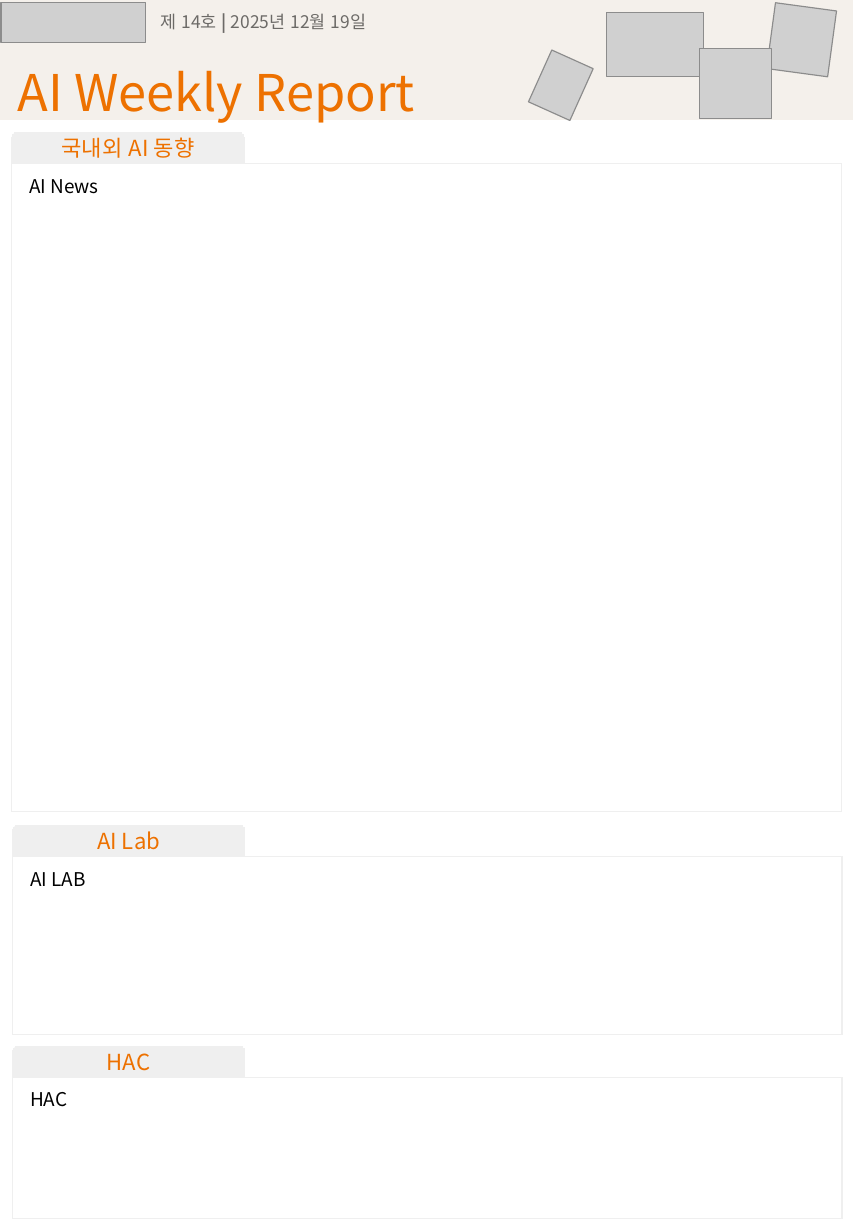
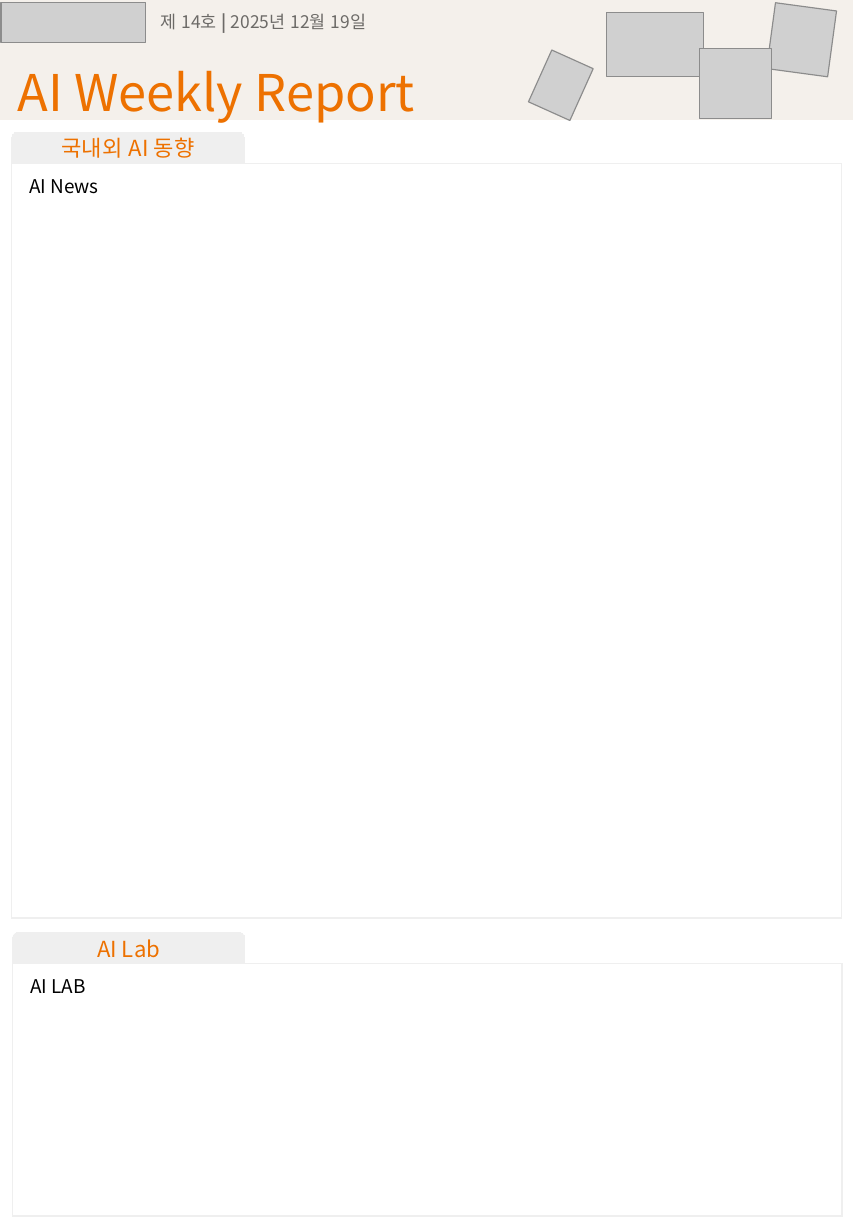
Before and after one commit to esthyj/ai-weekly-report, a slide deck: slide 1 of templates/AIWeeklyReport_format.pptx. Drawn at 853x1232 pixels with LibreOffice and Linux fonts; fonts in the diff are those of the drawing; grey boxes stand for pictures. Boxes give left, top, right and bottom in pixels: in the first picture for what was removed or moved away, otherwise in the second. Text is boxed around its words. In the diff, an @@ line names an element or a change of style, - is before the commit and + after.

```diff
--- a/templates/AIWeeklyReport_format.pptx
+++ b/templates/AIWeeklyReport_format.pptx
@@ rounded rectangle: place and size @@
-rounded rectangle at (11,163,840,811)
+rounded rectangle at (11,163,840,918)
@@ round same rect "AI Lab": place and size @@
-round same rect "AI Lab" at (13,826,245,856)
+round same rect "AI Lab" at (13,933,245,963)
@@ rounded rectangle: place and size @@
-rounded rectangle at (13,856,842,1035)
+rounded rectangle at (13,963,842,1216)
@@ text "AI LAB": place and size @@
-text "AI LAB" at (30,872,85,886)
+text "AI LAB" at (30,979,85,993)
@@ round same rect removed at (13,1046,245,1077) @@
-HAC
@@ rounded rectangle removed at (13,1077,842,1219) @@
@@ text removed at (30,1092,67,1107) @@
-HAC
```
Also in this commit, not shown: 6 other files.
